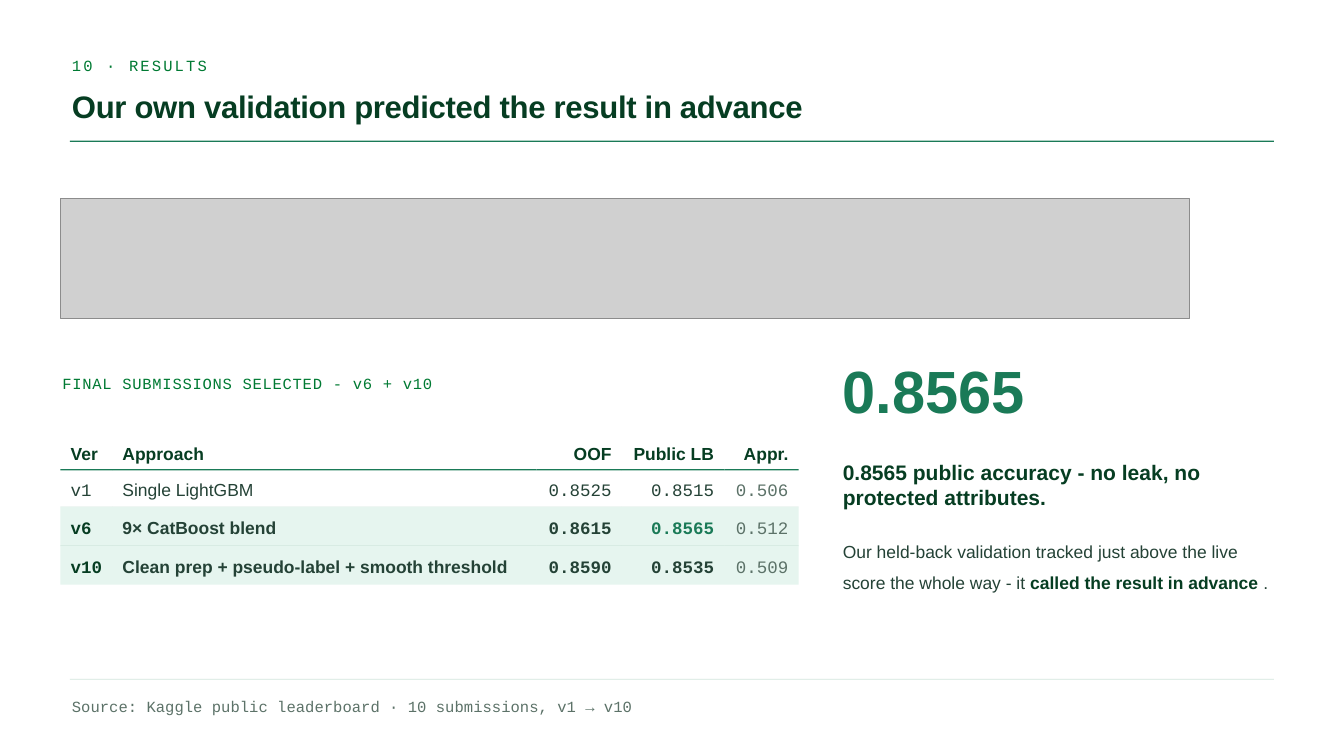
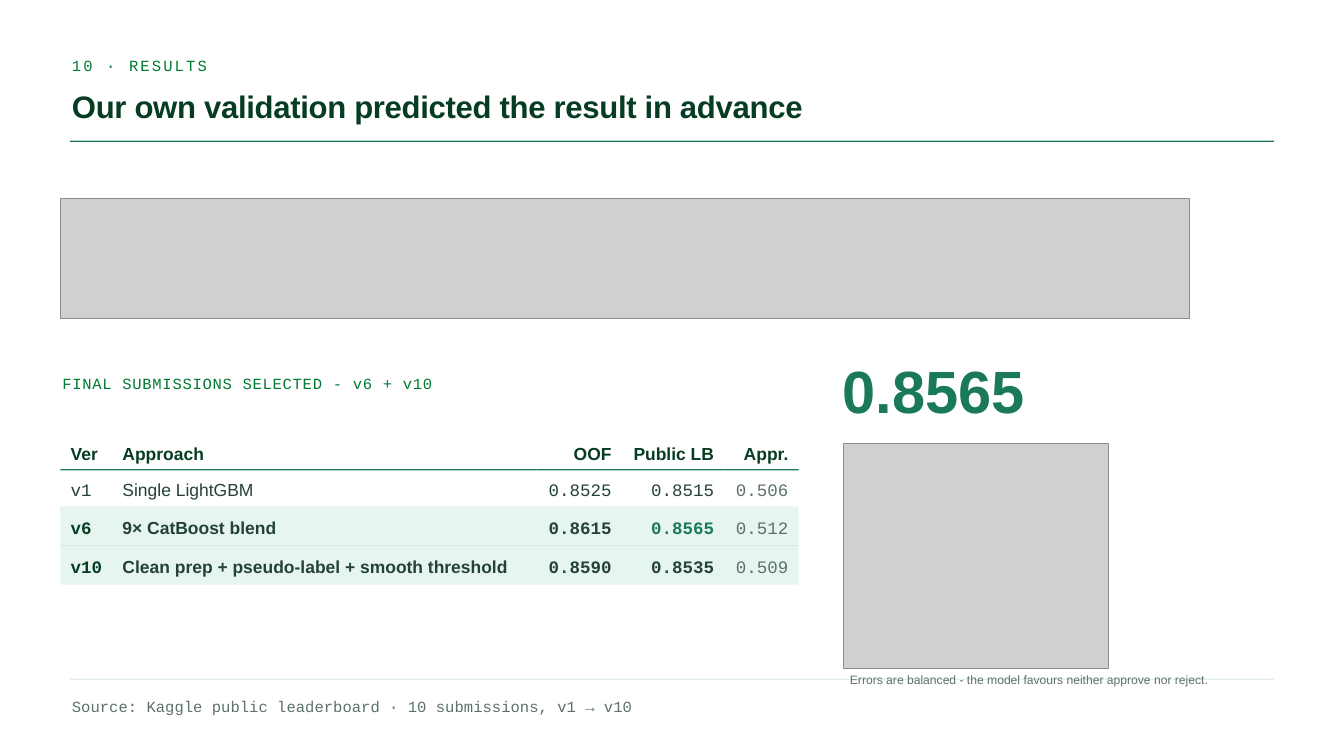
Before and after one commit to GianlucaBave/final-data-finance, a slide deck: slide 10 of presentation/Consulting_Finance_ML_Slides.pptx. Drawn at 1344x756 pixels with LibreOffice and Linux fonts; fonts in the diff are those of the drawing; grey boxes stand for pictures. Boxes give left, top, right and bottom in pixels: in the first picture for what was removed or moved away, otherwise in the second. Text is boxed around its words. In the diff, an @@ line names an element or a change of style, - is before the commit and + after.

```diff
--- a/presentation/Consulting_Finance_ML_Slides.pptx
+++ b/presentation/Consulting_Finance_ML_Slides.pptx
@@ picture added at [843,444,1109,669] @@
@@ text removed at [843,464,1200,510] @@
-0.8565 public accuracy - no leak, no protected attributes.
@@ text removed at [843,545,1258,593] @@
-Our held-back validation tracked just above the live score the whole way - it called the result in advance .
@@ text added at [850,675,1208,687], 13 pt, text #5C7268 @@
+Errors are balanced - the model favours neither approve nor reject.
```
Also in this commit, not shown: 1 other file.
